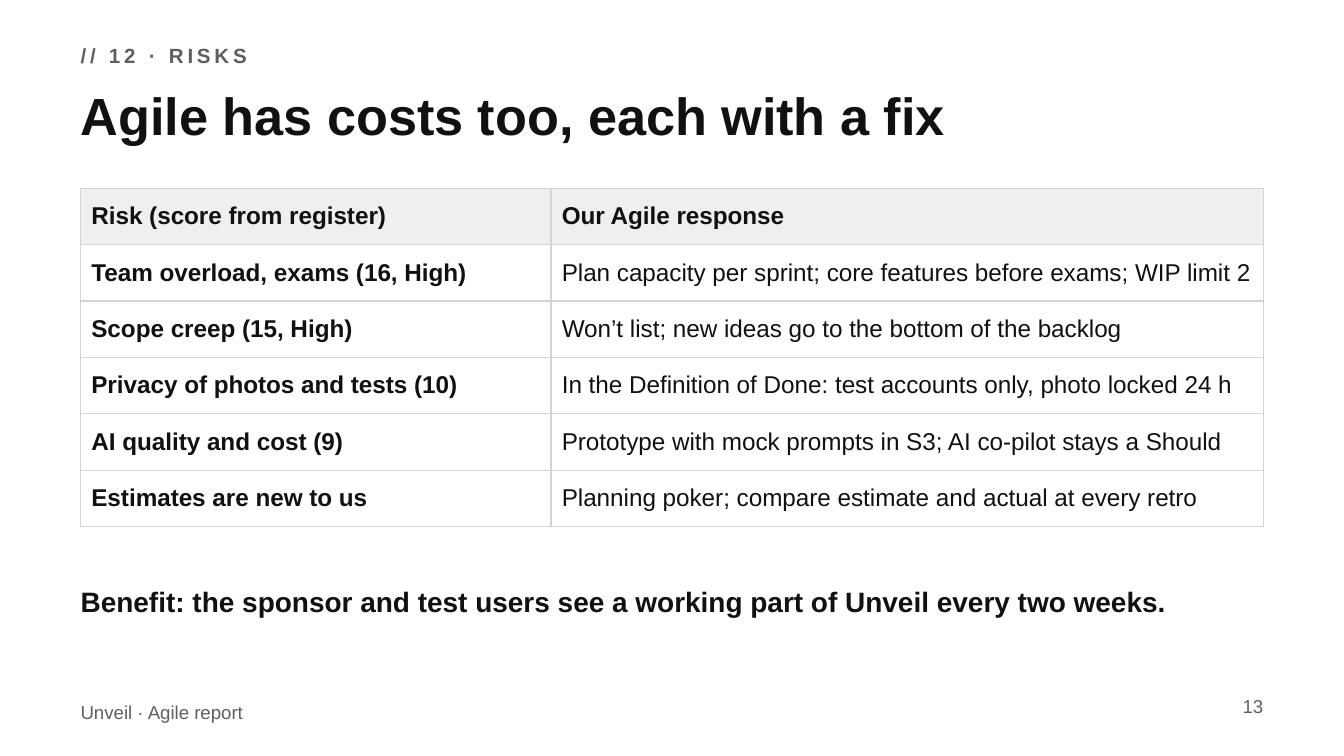
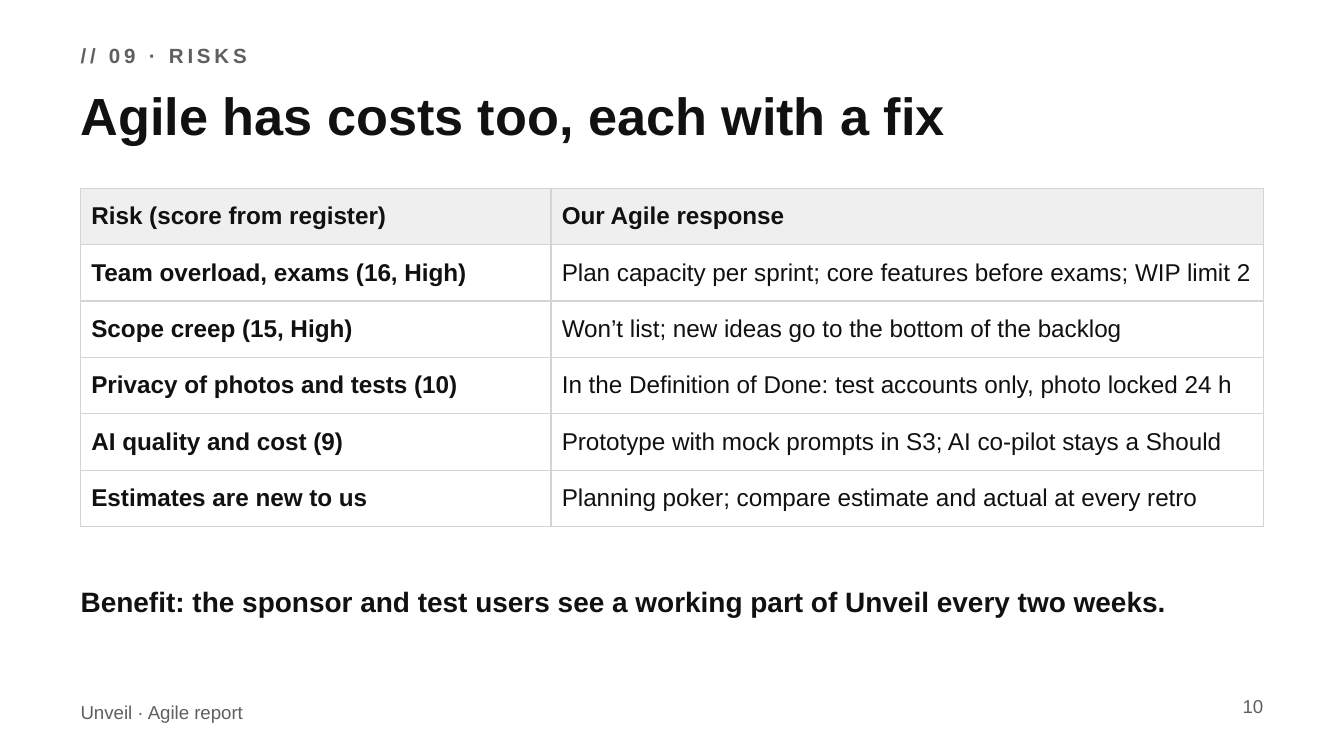
Before and after one commit to arrietta/Clodus, a slide deck: slide 10 of Unveil_Agile_Presentation.pptx (slide 13 before the commit). Drawn at 1344x756 pixels with LibreOffice and Linux fonts; fonts in the diff are those of the drawing. Boxes give left, top, right and bottom in pixels: in the first picture for what was removed or moved away, otherwise in the second. Text is boxed around its words. In the diff, an @@ line names an element or a change of style, - is before the commit and + after.

```diff
--- a/Unveil_Agile_Presentation.pptx
+++ b/Unveil_Agile_Presentation.pptx
@@ text at box(109, 48, 247, 63): text changed @@
-// 12 · RISKS
+// 09 · RISKS
@@ page number at box(1243, 700, 1264, 713): text changed @@
-13
+10
```
Also in this commit, not shown: 8 other slides changed, 1 slide added, 4 slides removed, 6 other files.
